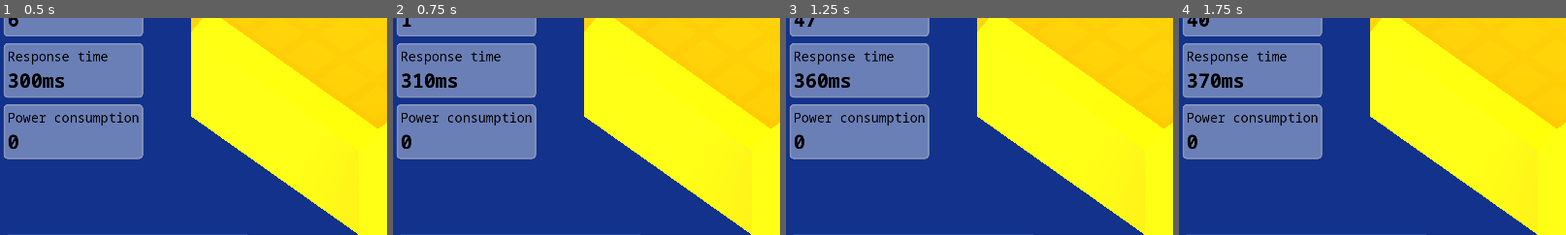
Above: before the commit, frames 1-4 (left to right).
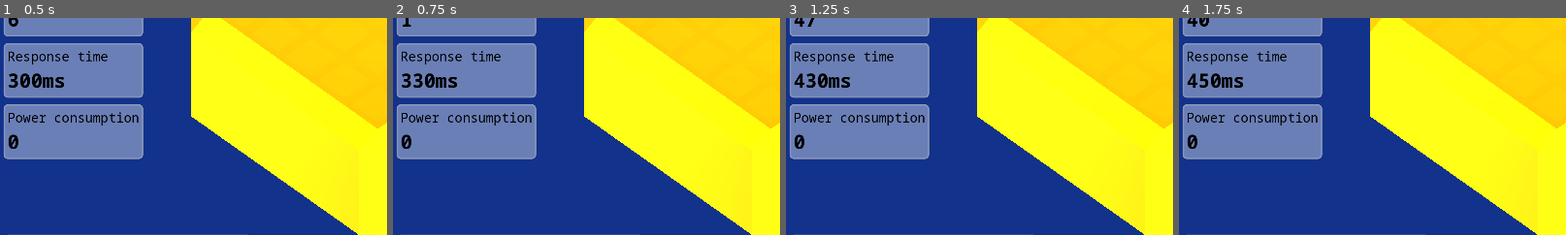
Above: after the commit, the same moments.

Repository: maroun-baydoun/will-it-scale
Game: Godot game, scene res://scenes/main.tscn
The game is run twice, just before and just after one commit, with the same random seed, the same clock (stepped at 60 frames per second) and the same inputs.
Inputs (mouse positions are % of the whole screen's width and height, from its top left):
- Up to frame 1 (0.5 s): no input
- Up to frame 2 (0.75 s): click (97, 14) at 0.5 s
- Up to frame 3 (1.25 s): no input
- Up to frame 4 (1.75 s): click (94, 14) at 1.25 s
The pictures show only the part of the screen within x 1-51%, y 39-89%; the shares and areas given below are measured in that part.

Frame 1 is identical in both runs. In frame 2, less than 0.1% of the frame differs, in the area x 5-8%, y 25-33%; in frame 3, 0.2%; in frame 4, 0.2%, in the area x 2-8%, y 25-33%.

Commit message:
Pay the power bill

Diff:
--- a/scenes/main.tscn
+++ b/scenes/main.tscn
@@ -173,6 +173,7 @@
 [connection signal="computing_power_updated" from="Platform/ServerContainer" to="." method="_on_server_container_computing_power_updated"]
 [connection signal="time_advanced" from="Managers/DateTimeManager" to="." method="_on_time_advanced"]
 [connection signal="timeout" from="Managers/DateTimeManager/GlobalTimer" to="Managers/DateTimeManager" method="_on_timer_timeout"]
+[connection signal="bill_calculated" from="Managers/PowerManager" to="." method="_on_power_manager_bill_calculated"]
 [connection signal="hourly_power_consumption_decreased" from="Managers/PowerManager" to="." method="_on_power_manager_hourly_power_consumption_decreased"]
 [connection signal="hourly_power_consumption_increased" from="Managers/PowerManager" to="." method="_on_power_manager_hourly_power_consumption_increased"]
 [connection signal="user_frustration_decreased" from="Managers/UserFrustrationManager" to="." method="_on_user_frustration_decreased"]
--- a/scripts/main.gd
+++ b/scripts/main.gd
@@ -114,6 +114,7 @@
 	response_time_manager.current_load_ratio = traffic_manager.current_load_ratio
 	user_frustration_manager.average_response_time_difference_from_initial = response_time_manager.average_response_time_difference_from_initial
 	revenue_manager.generate_revenue(traffic_manager.served_sessions)
+	power_manager.calculate_bill()
 
 	statistics_panel.current_load = traffic_manager.current_load
 	statistics_panel.average_response_time = response_time_manager.average_response_time
@@ -145,6 +146,9 @@
 func _on_revenue_generated(revenue) -> void:
 	finance_manager.add_funds(revenue)
 
+func _on_power_manager_bill_calculated(amount) -> void:
+	finance_manager.remove_funds(amount)
+
 func _on_user_user_frustration_increased(amount: float) -> void:
 	progress_bars.user_frustration = user_frustration_manager.user_frustration
 
--- a/scripts/managers/finance-manager.gd
+++ b/scripts/managers/finance-manager.gd
@@ -13,9 +13,8 @@
 	current_funds += round(amount)
 	funds_added.emit(amount)
 
-
 func remove_funds(amount: float):
-	current_funds -= amount
+	current_funds -= round(amount)
 	funds_removed.emit(amount)
 
 func can_purchase(amount: float) -> bool:
--- a/scripts/managers/power-manager.gd
+++ b/scripts/managers/power-manager.gd
@@ -2,8 +2,10 @@
 
 signal hourly_power_consumption_increased(amount: int)
 signal hourly_power_consumption_decreased(amount: int)
+signal bill_calculated(amount: float)
 
-var current_hourly_power_consumption :int = 0
+var current_hourly_power_consumption :int = 0 #kWh
+var power_price_per_kWh : float = 0.5
 
 
 func increase_hourly_power_consumption(amount: int) -> void :
@@ -11,7 +13,11 @@
 	hourly_power_consumption_increased.emit(amount)
 
 
-
 func decrease_hourly_power_consumption(amount: int) -> void :
 	current_hourly_power_consumption -= amount
 	hourly_power_consumption_decreased.emit(amount)
+
+
+func calculate_bill() -> void:
+	var amount := current_hourly_power_consumption * power_price_per_kWh
+	bill_calculated.emit(amount)
--- a/scripts/managers/reponse-time-manager.gd
+++ b/scripts/managers/reponse-time-manager.gd
@@ -22,8 +22,10 @@
 	set(ratio):
 		current_load_ratio = ratio
 		if current_load_ratio > CURRENT_LOAD_RATIO_THRESHOLD:
+			timer.wait_time = 1.0
 			average_response_time_growth_direction = AVERAGE_RESPONSE_TIME_GROWTH_DIRECTION.INCREASE
 		else :
+			timer.wait_time = 0.5
 			average_response_time_growth_direction = AVERAGE_RESPONSE_TIME_GROWTH_DIRECTION.DECREASE
 
 
--- a/scripts/managers/revenue-manager.gd
+++ b/scripts/managers/revenue-manager.gd
@@ -3,7 +3,7 @@
 
 signal revenue_generated(revenue: float)
 
-const INITIAL_REVENUE_PER_SESSION: float = 0.01
+const INITIAL_REVENUE_PER_SESSION: float = 0.02
 
 var current_revenue_per_session: float = INITIAL_REVENUE_PER_SESSION
 
--- a/scripts/managers/user-frustration-manager.gd
+++ b/scripts/managers/user-frustration-manager.gd
@@ -15,7 +15,7 @@
 var user_frustration := 0.0
 var user_frustration_growth_direction : USER_FRUSTRATION_GROWTH_DIRECTION
 
-var average_response_time_difference_from_initial :=0:
+var average_response_time_difference_from_initial := 0:
 	set(difference):
 		average_response_time_difference_from_initial = difference
 		if difference < 0:
--- a/scripts/statistics-panel.gd
+++ b/scripts/statistics-panel.gd
@@ -26,4 +26,4 @@
 
 var current_power_consumption:int:
 	set(value):
-		current_power_consumption_label.text = str(value)
+		current_power_consumption_label.text = "%skWh" % value
